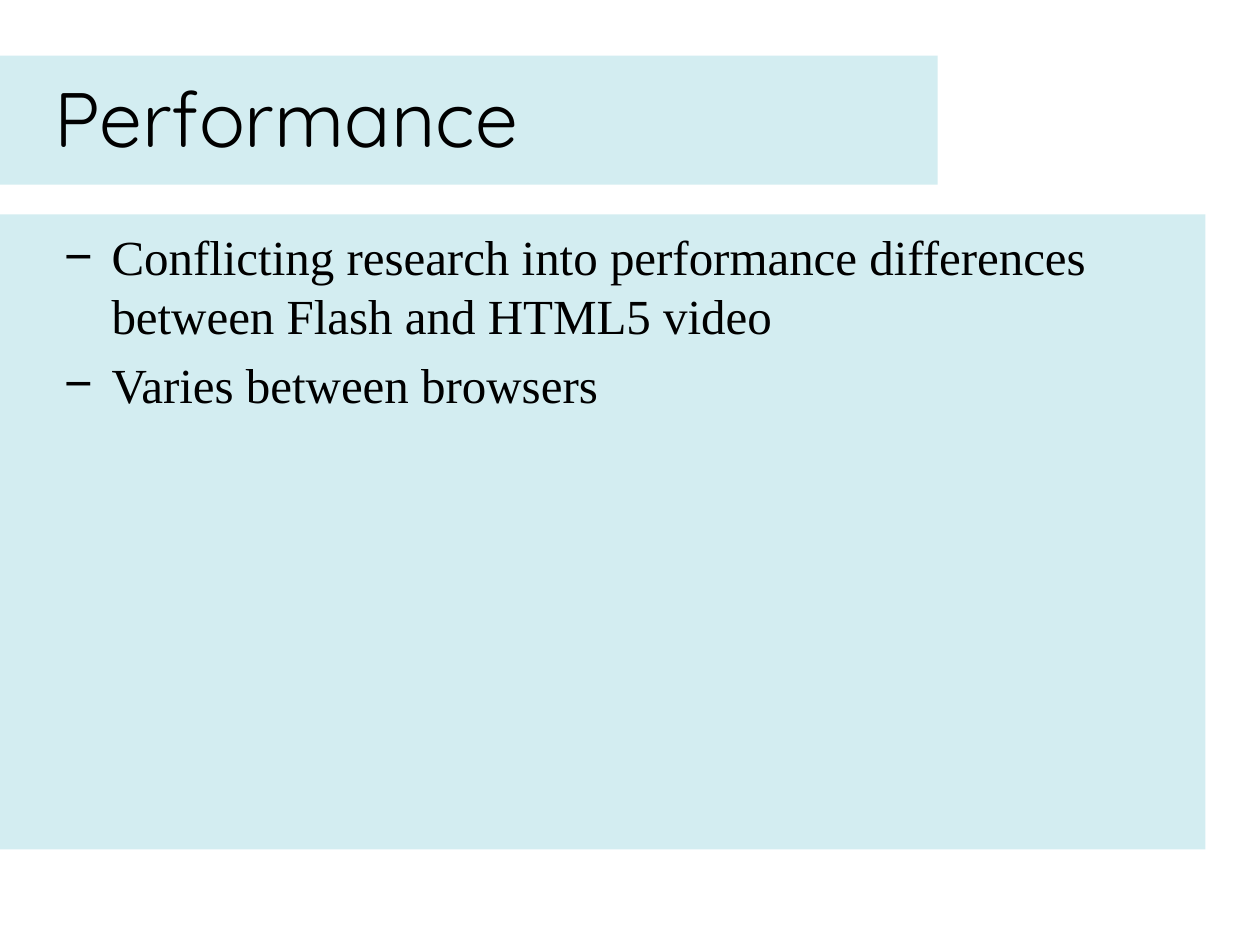
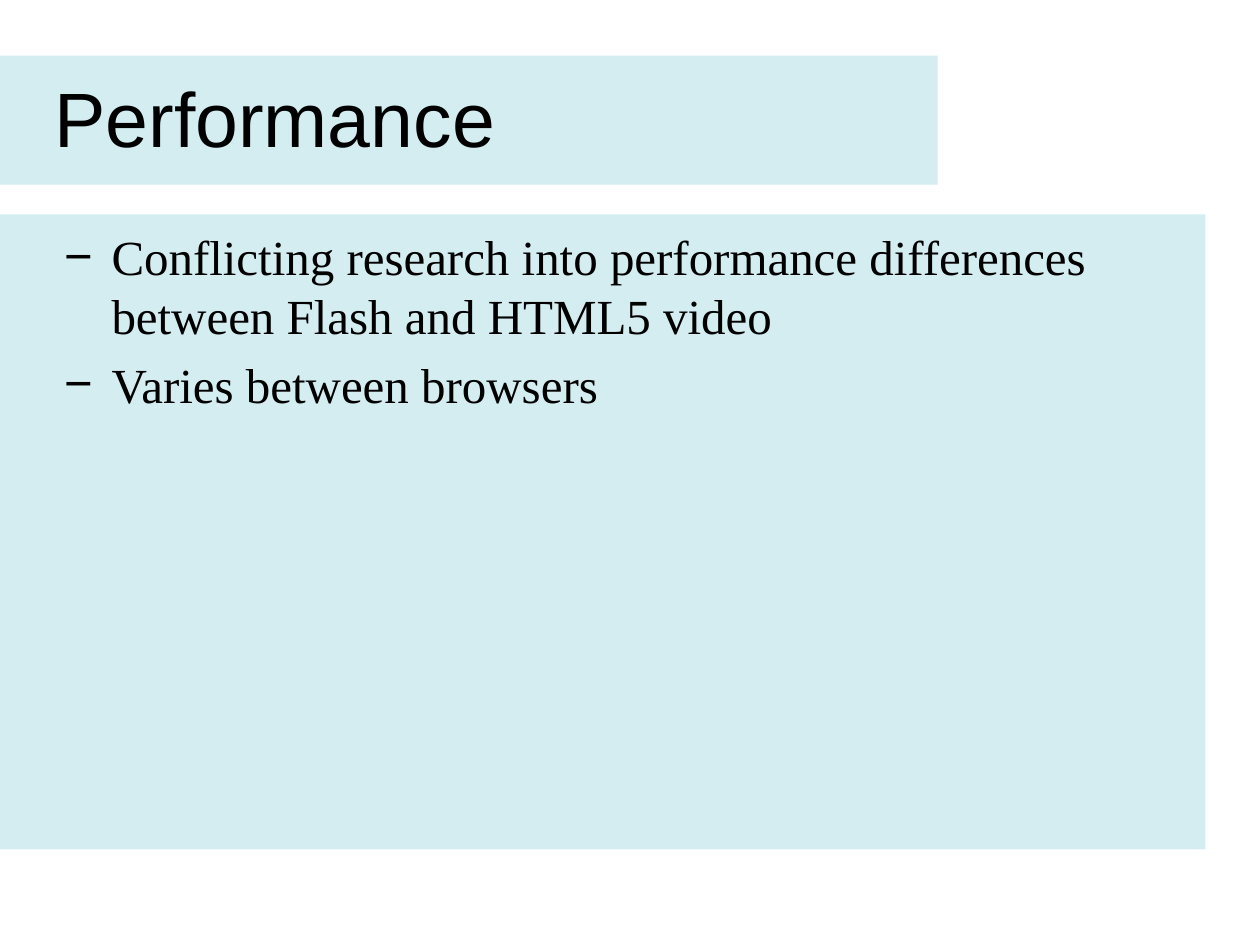
Before and after one commit to dhulme/irp, a slide deck: slide 6 of presentation/slides.pptx. Drawn at 1260x945 pixels with LibreOffice and Linux fonts; fonts in the diff are those of the drawing. Boxes give left, top, right and bottom in pixels: in the first picture for what was removed or moved away, otherwise in the second. Text is boxed around its words. In the diff, an @@ line names an element or a change of style, - is before the commit and + after.

```diff
--- a/presentation/slides.pptx
+++ b/presentation/slides.pptx
@@ title "Performance" at bbox=[54, 91, 495, 148]: font Quicksand to Arial @@
```
Also in this commit, not shown: 7 other slides changed, 1 other file.
